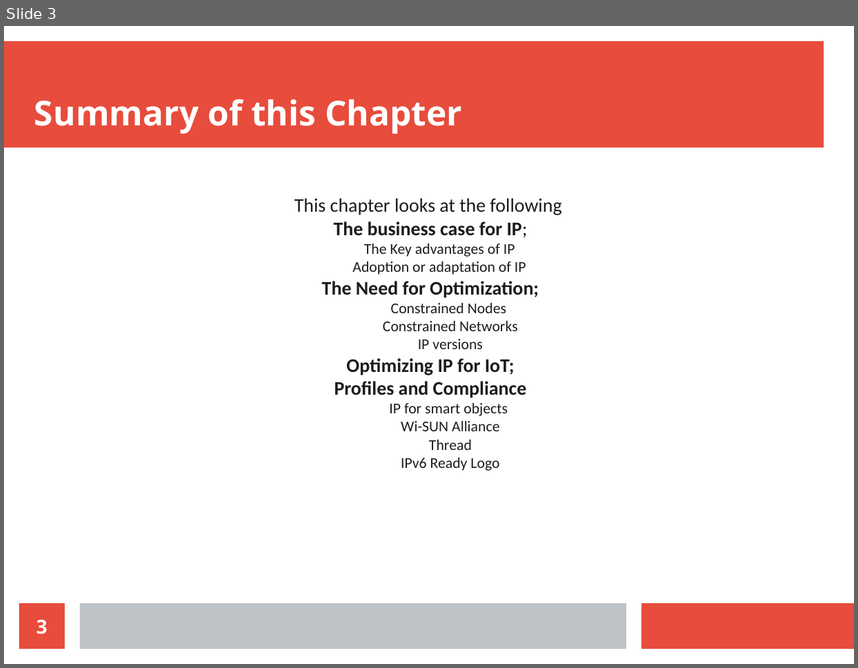
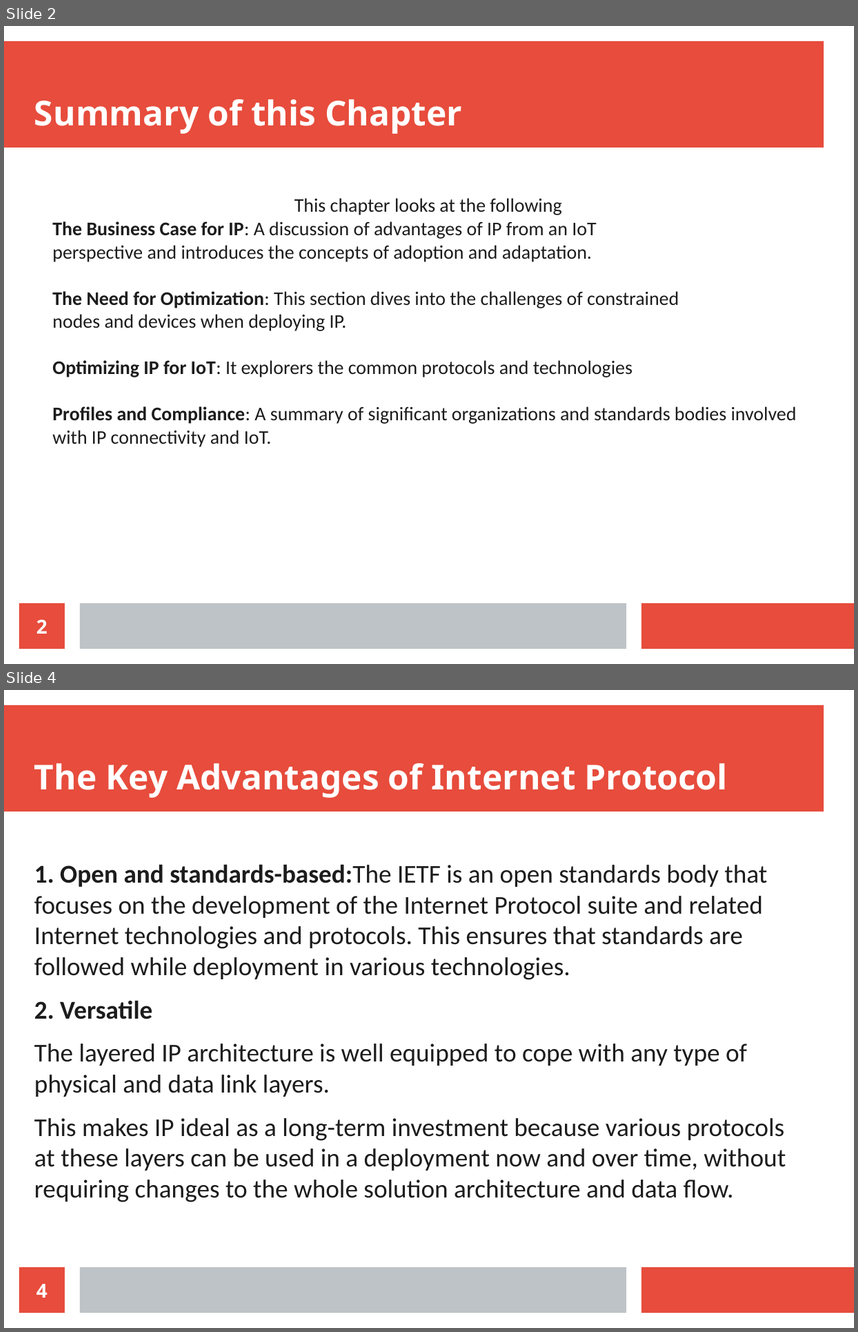
Before and after one commit to Dihfahsih1/Masters-Software-Engineering, a slide deck: yr-sem1/IoT/Chapter-5-slides.odp. Shown one above the other, each under a label of ours: slide 3 before the commit, slides 2 and 4 after it; the slides between them are not shown. The pictures are 858x668 and 858x1332 pixels, drawn with LibreOffice and Linux fonts; fonts in the diff are those of the drawing. Boxes give left, top, right and bottom in pixels: in the first picture for what was removed or moved away, otherwise in the second. Text is boxed around its words. In the diff, an @@ line names an element or a change of style, - is before the commit and + after.

```diff
--- a/yr-sem1/IoT/Chapter-5-slides.odp
+++ b/yr-sem1/IoT/Chapter-5-slides.odp
@@ slide 4 added at [4, 690, 854, 1328], background #FFFFFF; not listed: 3 template elements that a slide beside it also shows @@
@@ title added at [34, 763, 728, 798], 32 pt, text #FFFFFF, bold @@
+The Key Advantages of Internet Protocol
@@ text added at [34, 865, 786, 1202], 24.1 pt, text #1C1C1C @@
+1. Open and standards-based:The IETF is an open standards body that focuses on the development of the Internet Protocol suite and related Internet technologies and protocols. This ensures that standards are followed while deployment in various technologies.
+2. Versatile
+The layered IP architecture is well equipped to cope with any type of physical and data link layers.
+This makes IP ideal as a long-term investment because various protocols at these layers can be used in a deployment now and over time, without requiring changes to the whole solution architecture and data flow.
@@ page number added at [19, 1267, 65, 1312], fill #E74C3C, 18 pt, text #FFFFFF, bold @@
+4
@@ what was slide 3 is now slide 2 @@
@@ slide 2 changed as well @@
@@ subtitle at [52, 221, 797, 447]: text changed; size 14 to 18 pt @@
-The business case for IP;
-  The Key advantages of IP
-  Adoption or adaptation of IP
-The Need for Optimization;
-    Constrained Nodes
-    Constrained Networks
-    IP versions
-Optimizing IP for IoT;
-Profiles and Compliance
-    IP for smart objects
-    Wi-SUN Alliance
-    Thread
-    IPv6 Ready Logo
+The Business Case for IP: A discussion of advantages of IP from an IoT
+perspective and introduces the concepts of adoption and adaptation.
+The Need for Optimization: This section dives into the challenges of constrained
+nodes and devices when deploying IP.
+Optimizing IP for IoT: It explorers the common protocols and technologies
+Profiles and Compliance: A summary of significant organizations and standards bodies involved with IP connectivity and IoT.
@@ page number at [36, 619, 47, 633]: text changed @@
-3
+2
```
Also in this commit, not shown: 1 other slide changed, 36 other slides added, 1 slide removed, 7 other files.
